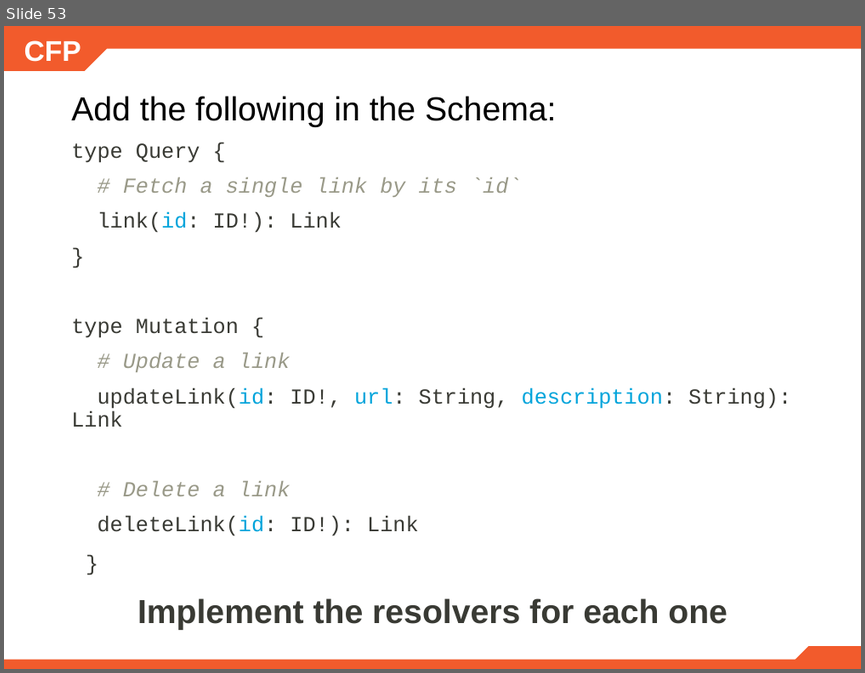
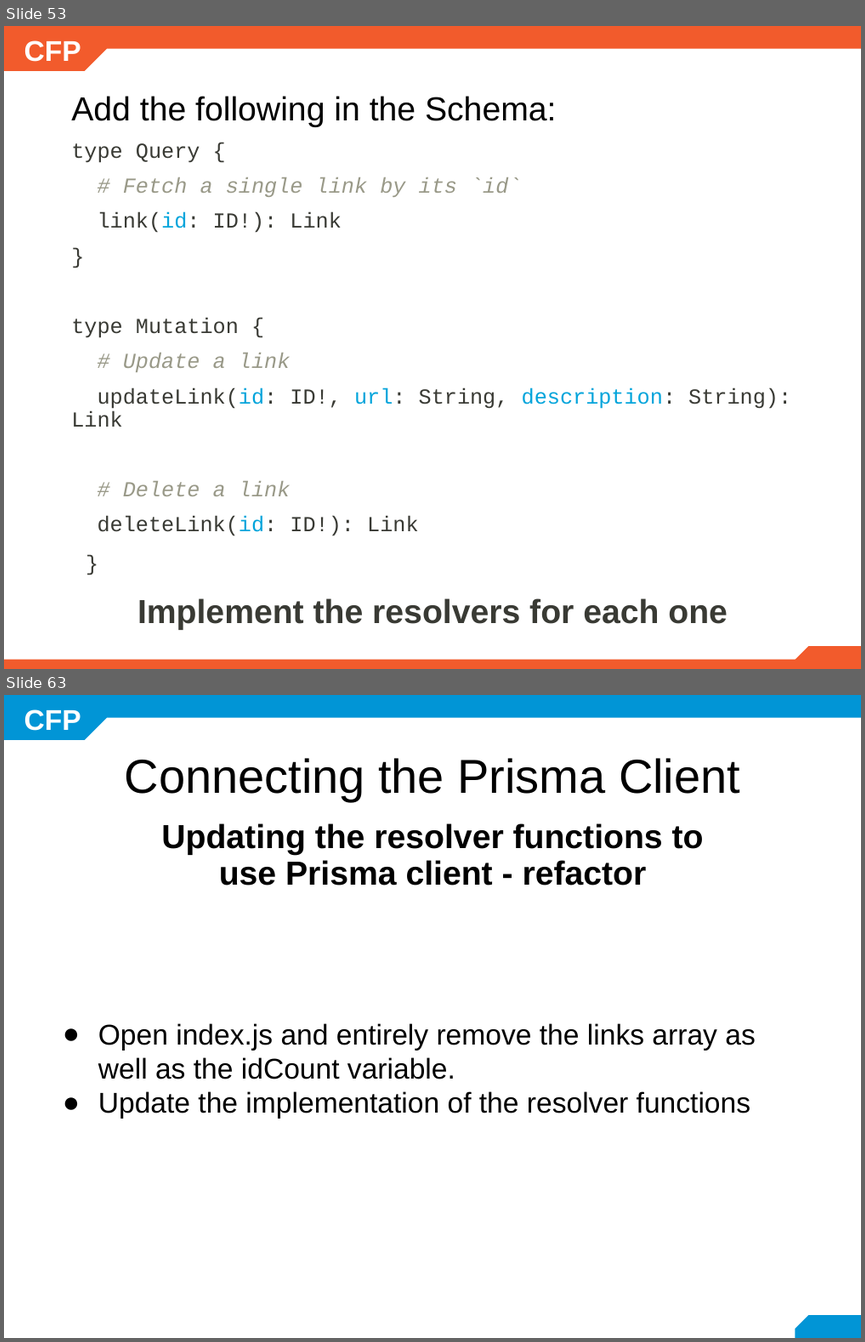
Before and after one commit to mariela21180/cfp-2019, a slide deck: modulo6/6.3.1/- GraphQL.pptx. Shown one above the other, each under a label of ours: slide 53 before the commit, slides 53 and 63 after it; the slides between them are not shown. The pictures are 865x673 and 865x1342 pixels, drawn with LibreOffice and Linux fonts; fonts in the diff are those of the drawing; background and template pictures are left out. Boxes give left, top, right and bottom in pixels: in the first picture for what was removed or moved away, otherwise in the second. Text is boxed around its words. In the diff, an @@ line names an element or a change of style, - is before the commit and + after.

```diff
--- a/modulo6/6.3.1/- GraphQL.pptx
+++ b/modulo6/6.3.1/- GraphQL.pptx
@@ slide 63 added at <box>4,695,861,1338</box>, background #FFFFFF; not listed: 1 template element that a slide beside it also shows @@
@@ snip rect added at <box>4,695,107,740</box>, fill #0195D6 @@
@@ rectangle added at <box>100,695,861,718</box>, fill #0195D6 @@
@@ title added at <box>125,758,740,801</box>, 40 pt, text #000000 @@
+Connecting the Prisma Client
@@ text added at <box>161,823,704,885</box>, 28 pt, text #000000, bold @@
+Updating the resolver functions to use Prisma client - refactor
@@ text added at <box>98,1023,755,1118</box>, 24 pt, text #000000 @@
+● Open index.js and entirely remove the links array as well as the idCount variable.
+● Update the implementation of the resolver functions
@@ snip rect added at <box>794,1315,861,1338</box>, fill #0195D6 @@
```
Also in this commit, not shown: 1 slide changed, 38 other slides added, 1 other file.
